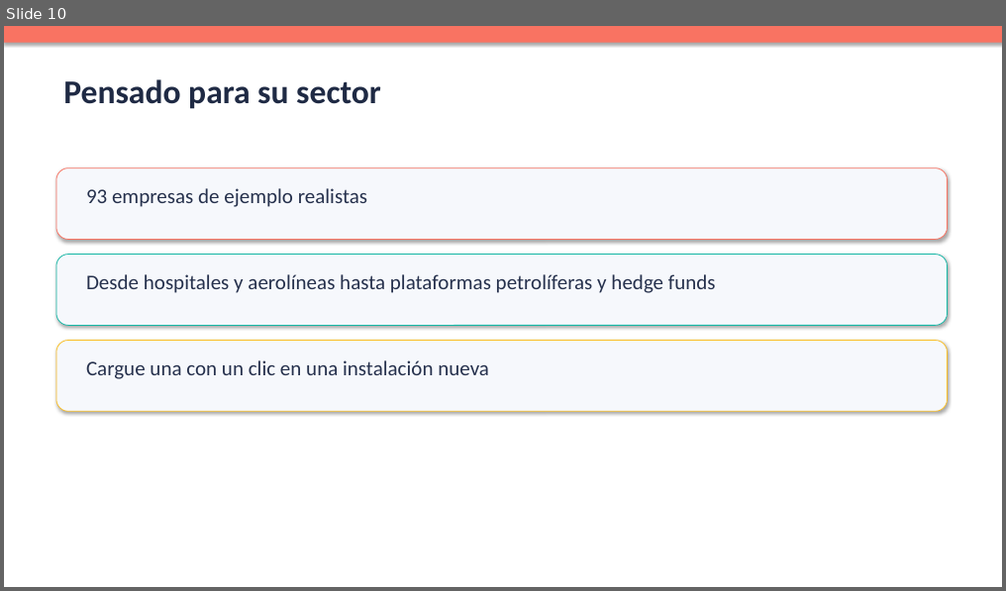
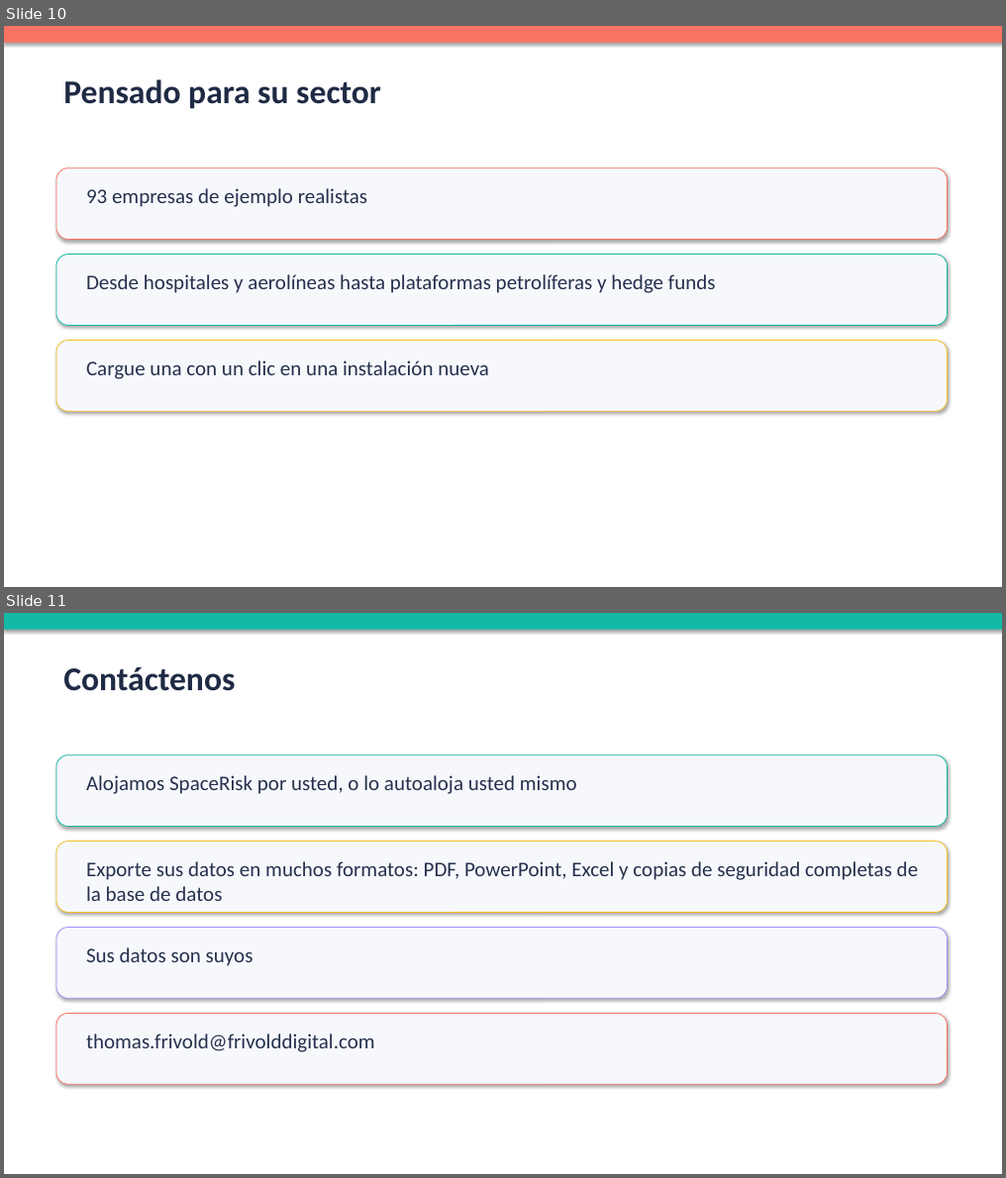
Before and after one commit to partoneoftwo/marketing-material, a slide deck: spacerisk/materials/es/spacerisk-sales-deck.pptx. Shown one above the other, each under a label of ours: slide 10 before the commit, slides 10 and 11 after it. The pictures are 1006x591 and 1006x1178 pixels, drawn with LibreOffice and Linux fonts; fonts in the diff are those of the drawing. Boxes give left, top, right and bottom in pixels: in the first picture for what was removed or moved away, otherwise in the second. Text is boxed around its words. In the diff, an @@ line names an element or a change of style, - is before the commit and + after.

```diff
--- a/spacerisk/materials/es/spacerisk-sales-deck.pptx
+++ b/spacerisk/materials/es/spacerisk-sales-deck.pptx
@@ slide 11 added at [4, 613, 1002, 1174], background #FFFFFF @@
@@ rectangle added at [4, 613, 1002, 630], fill #14B8A6 @@
@@ text added at [63, 666, 235, 691], 32 pt, text #1F2A44, bold @@
+Contáctenos
@@ rounded rectangle added at [56, 756, 947, 827], fill #F6F8FC, outline #14B8A6 0.75 pt @@
@@ text added at [86, 775, 577, 794], 20 pt, text #26314D @@
+Alojamos SpaceRisk por usted, o lo autoaloja usted mismo
@@ rounded rectangle added at [56, 842, 947, 912], fill #F6F8FC, outline #FBBF24 0.75 pt @@
@@ text added at [86, 861, 918, 901], 20 pt, text #26314D @@
+Exporte sus datos en muchos formatos: PDF, PowerPoint, Excel y copias de seguridad completas de la base de datos
@@ rounded rectangle added at [56, 928, 947, 998], fill #F6F8FC, outline #A78BFA 0.75 pt @@
@@ text added at [86, 948, 253, 966], 20 pt, text #26314D @@
+Sus datos son suyos
@@ rounded rectangle added at [56, 1014, 947, 1084], fill #F6F8FC, outline #F97362 0.75 pt @@
@@ text added at [86, 1034, 375, 1053], 20 pt, text #26314D @@
+thomas.frivold@frivolddigital.com
```
Also in this commit, not shown: 1 slide removed, 54 other files.
